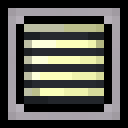
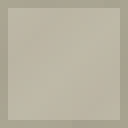
Before/after of a 128x128 layered artwork. What changed in the layer stack:
hid "Grinder Shadow Bottom" over [48, 48, 104, 104]
hid "Grinder Shadow Top" over [24, 24, 104, 104]
hid "Grinder Active" over [16, 16, 112, 112]
hid "Border Top" over [0, 0, 128, 8]
hid "Border Left" over [0, 0, 8, 128]
hid "Border Bottom" over [0, 120, 128, 128]
hid "Border Right" over [120, 0, 128, 128]
hid "Border Top Gray" over [0, 8, 128, 16]
hid "Border Left Gray" over [8, 0, 16, 128]
hid "Border Right Gray" over [112, 0, 120, 128]
hid "Border Bottom Gray" over [0, 112, 128, 120]
showed "Productivity" over [0, 0, 128, 128]
renamed "Upgrade Frame" to "Upgrade Frame X", showed it, opacity 55% → 13%, painted on it over [0, 0, 128, 128]
